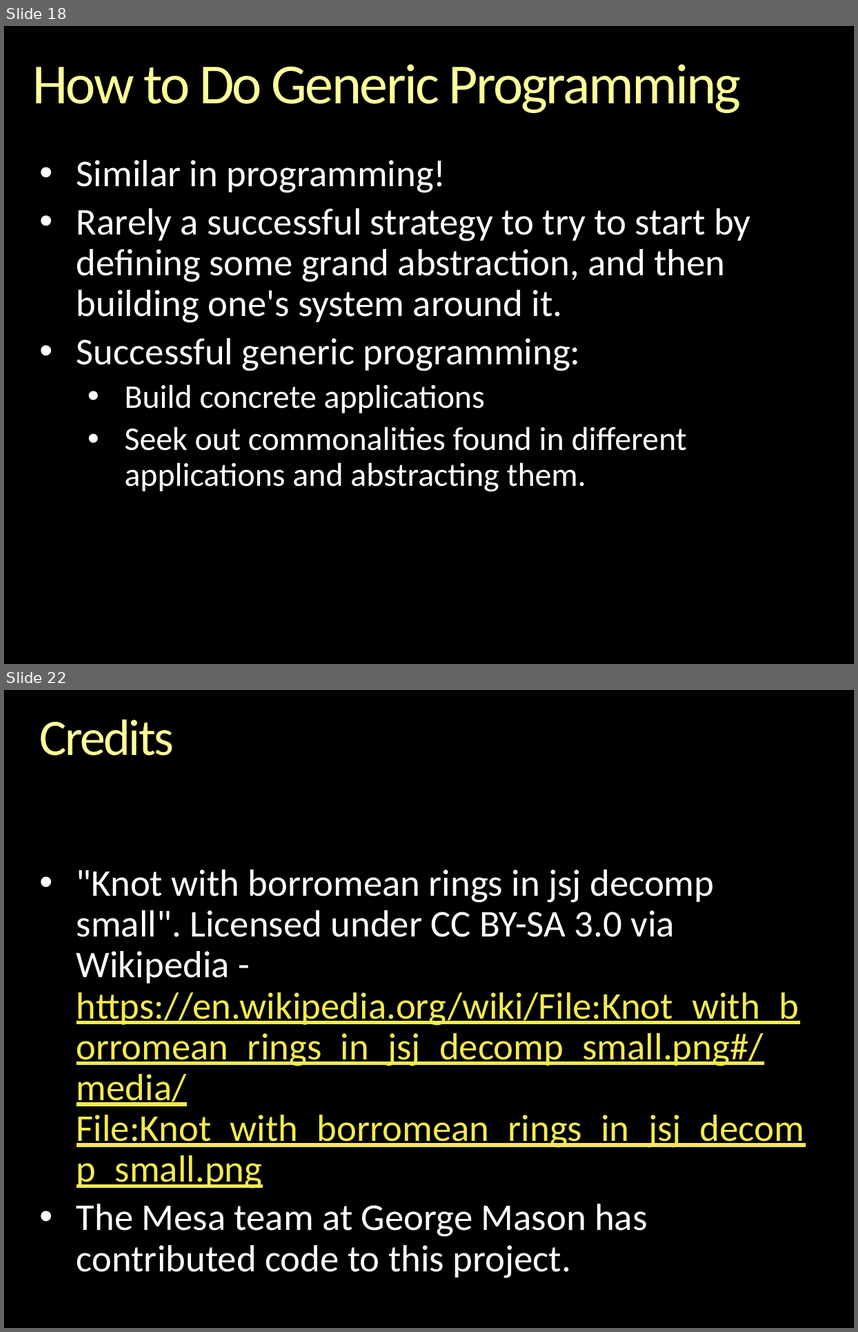
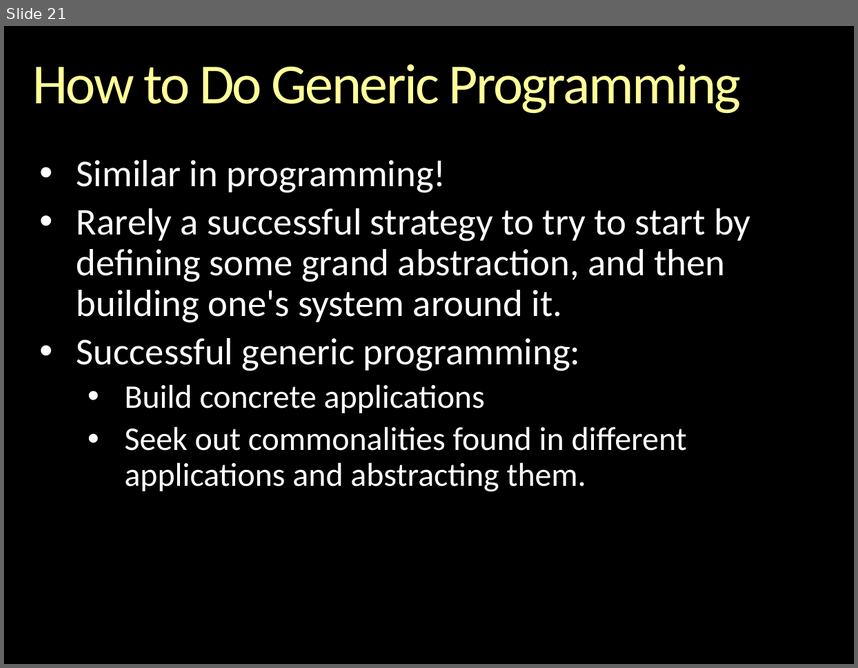
Before and after one commit to gcallah/indras_net, a slide deck: docs/GenericProgrammingAndABM.pptx. Shown one above the other, each under a label of ours: slides 18 and 22 before the commit, slide 21 after it; the slides between them are not shown. The pictures are 858x1332 and 858x668 pixels, drawn with LibreOffice and Linux fonts; fonts in the diff are those of the drawing; background and template pictures are left out. Boxes give left, top, right and bottom in pixels: in the first picture for what was removed or moved away, otherwise in the second. Text is boxed around its words. In the diff, an @@ line names an element or a change of style, - is before the commit and + after.

```diff
--- a/docs/GenericProgrammingAndABM.pptx
+++ b/docs/GenericProgrammingAndABM.pptx
@@ slide 22 removed at (x1=4, y1=690, x2=854, y2=1328), background picture (left out) @@
@@ title removed at (x1=39, y1=719, x2=174, y2=756) @@
-Credits
@@ text removed at (x1=76, y1=869, x2=804, y2=1278) @@
-• "Knot with borromean rings in jsj decomp small". Licensed under CC BY-SA 3.0 via Wikipedia - https://en.wikipedia.org/wiki/File:Knot_with_borromean_rings_in_jsj_decomp_small.png#/media/File:Knot_with_borromean_rings_in_jsj_decomp_small.png
-• The Mesa team at George Mason has contributed code to this project.
@@ what was slide 18 is now slide 21 @@
```
Also in this commit, not shown: 6 slides changed, 4 slides added, 2 other slides removed.
